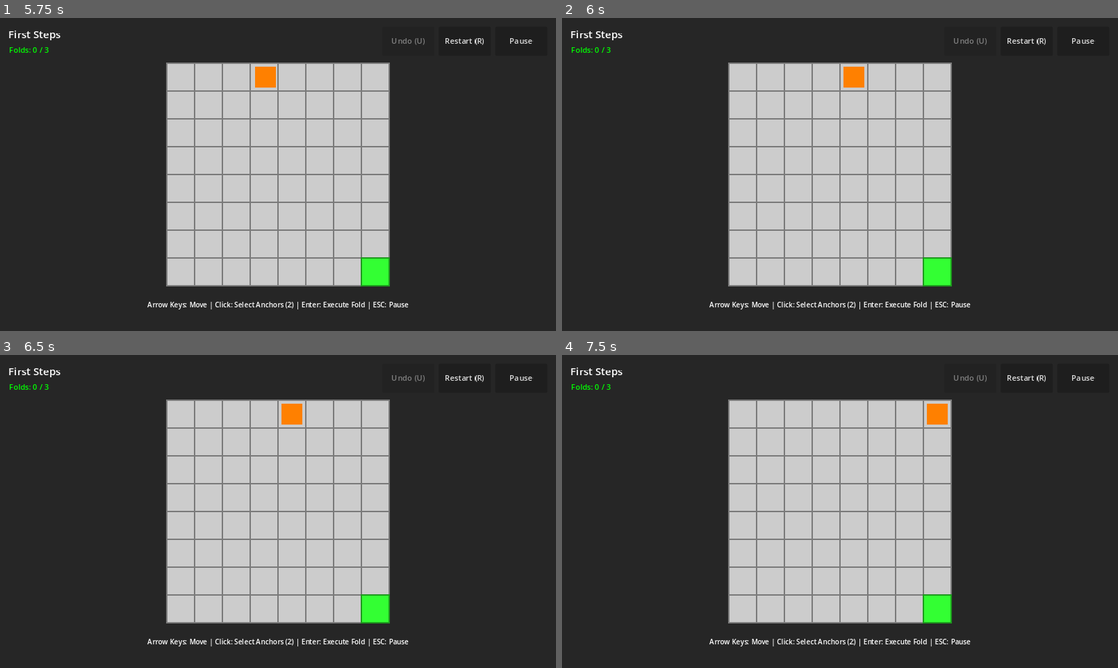
Above: before the commit, frames 1-4 (two rows, left to right).
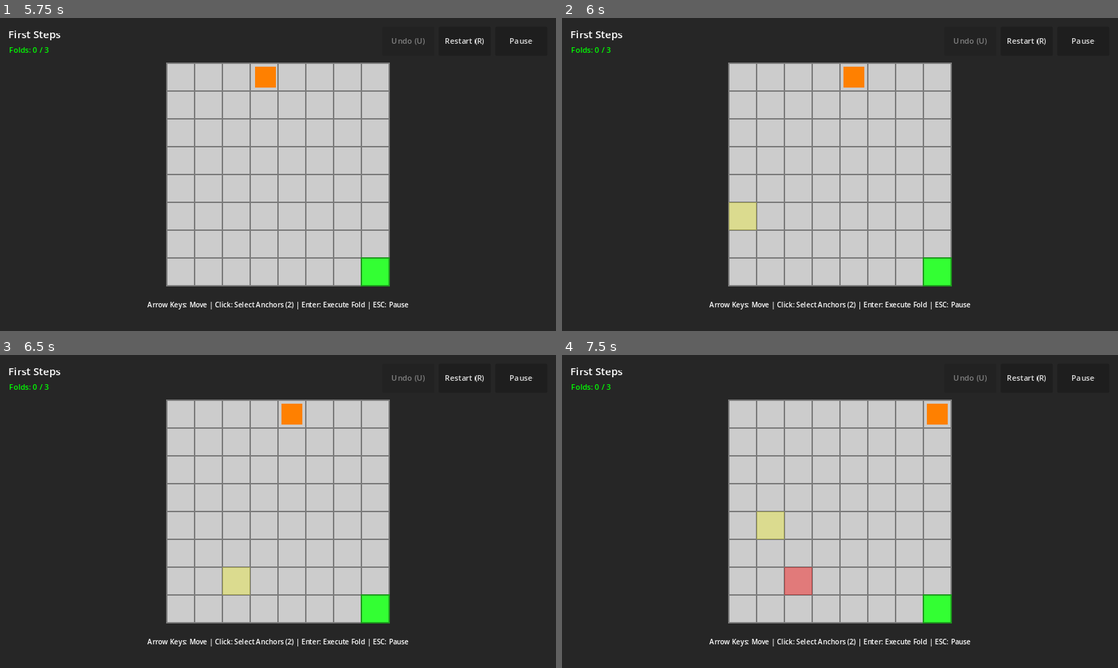
Above: after the commit, the same moments.

Repository: absent-mynd/puzzle
Game: Godot game, scene res://scenes/ui/MainMenu.tscn
The game is run twice, just before and just after one commit, with the same random seed, the same clock (stepped at 60 frames per second) and the same inputs.
Inputs (mouse positions are in pixels of both pictures, inside the frame that each line leads up to):
- Up to frame 1 (5.75 s): click "Play Campaign" at 0.5 s; click "Restart (R)" at 1.25 s; click "Restart (R)" at 2 s; click "Restart (R)" at 2.75 s; click "Pause" at 3.5 s; click "Restart Level" at 4.25 s; tap Enter (ui_accept) at 5, 5.27 s; move the mouse to (400, 158) at 5.02 s; hold Right (ui_right) from 5.03 s (still down); hold Shift from 5.03 s (still down); click (400, 158) at 5.17 s
- Up to frame 2 (6 s): release Right (ui_right) at 5.75 s; release Shift at 5.75 s; drag from (728, 190) to (812, 237) at 5.77 s
- Up to frame 3 (6.5 s): no input
- Up to frame 4 (7.5 s): tap Enter (ui_accept) at 6.5 s; move the mouse to (895, 442) at 6.52 s; hold Right (ui_right) 6.53-7.25 s; tap Ctrl at 6.6 s; drag from (812, 574) to (673, 464) at 7.27 s

Frame 1 is identical in both runs. In frame 2, 0.4% of the frame differs, in the area x 30-35%, y 58-68%; in frame 3, 0.4%; in frame 4, 0.9%, in the area x 35-45%, y 50-77%.

Commit message:
Fix anchor selection and hover highlighting visibility
Replace _draw() based highlighting with Polygon2D overlay to fix
visibility issues where adjacent cells were covering the highlights.

Issues Fixed:
- Anchor selection outline only showing on top/left edges
- Hover highlight not appearing at all

Implementation:
- Added highlight_overlay: Polygon2D that sits above the main visual
- Uses z_index to bring selected/hovered cells to front
  - z_index 2 for selected anchors (red/blue highlight)
  - z_index 1 for hovered cells (yellow highlight)
  - z_index 0 for normal cells
- Replaced _draw() method with update_highlight() that updates overlay
- Overlay automatically follows cell geometry when split into polygons
- Semi-transparent highlights: 40% opacity for selection, 30% for hover

Testing:
- All Cell tests pass (14/14)
- All GridManager tests pass (27/27)
- All FoldSystem tests pass (36/36)
- All Player validation tests pass (32/32)

Diff:
--- a/scripts/core/Cell.gd
+++ b/scripts/core/Cell.gd
@@ -22,6 +22,7 @@
 ## Visual feedback properties (for anchor selection system - Issue #6)
 var outline_color: Color = Color.TRANSPARENT
 var is_hovered: bool = false
+var highlight_overlay: Polygon2D  # Semi-transparent overlay for selection/hover
 
 
 ## Constructor
@@ -52,6 +53,13 @@
 	border_line.closed = true  # Makes it a closed loop
 	add_child(border_line)
 
+	# Set up highlight overlay (for selection/hover feedback)
+	highlight_overlay = Polygon2D.new()
+	highlight_overlay.polygon = geometry
+	highlight_overlay.color = Color.TRANSPARENT
+	highlight_overlay.z_index = 1  # Above the main visual
+	add_child(highlight_overlay)
+
 	update_visual()
 
 
@@ -101,6 +109,10 @@
 			border_line.points = geometry
 			border_line.default_color = darken_color(cell_color, 0.6)
 
+		# Update highlight overlay geometry to match cell
+		if highlight_overlay:
+			highlight_overlay.polygon = geometry
+
 
 ## Get the color for the current cell type
 ##
@@ -174,10 +186,10 @@
 
 ## Set outline color for visual feedback (anchor selection)
 ##
-## @param color: Color for the outline
+## @param color: Color for the outline (Red for first anchor, Blue for second)
 func set_outline_color(color: Color):
 	outline_color = color
-	queue_redraw()
+	update_highlight()
 
 
 ## Set hover highlight state
@@ -185,30 +197,34 @@
 ## @param enabled: Whether hover highlight should be shown
 func set_hover_highlight(enabled: bool):
 	is_hovered = enabled
-	queue_redraw()
+	update_highlight()
 
 
 ## Clear all visual feedback
 func clear_visual_feedback():
 	outline_color = Color.TRANSPARENT
 	is_hovered = false
-	queue_redraw()
-
-
-## Custom draw function for visual feedback
-##
-## Draws outline and hover effects on top of the polygon visual.
-func _draw():
-	# Draw hover effect (semi-transparent yellow)
-	if is_hovered:
-		draw_colored_polygon(geometry, Color(1, 1, 0, 0.3))
-
-	# Draw outline if selected
+	update_highlight()
+
+
+## Update the highlight overlay based on selection/hover state
+func update_highlight():
+	if not highlight_overlay:
+		return
+
+	# Priority: selection outline > hover
 	if outline_color.a > 0:
-		# Create closed polygon for outline by appending first vertex
-		var outline_points = geometry.duplicate()
-		outline_points.append(geometry[0])
-		draw_polyline(outline_points, outline_color, 4.0)
+		# Selected anchor - use semi-transparent version of selection color
+		highlight_overlay.color = Color(outline_color.r, outline_color.g, outline_color.b, 0.4)
+		highlight_overlay.z_index = 2  # Bring to front
+	elif is_hovered:
+		# Hovered - use semi-transparent yellow
+		highlight_overlay.color = Color(1, 1, 0, 0.3)
+		highlight_overlay.z_index = 1  # Slightly above normal
+	else:
+		# No highlight
+		highlight_overlay.color = Color.TRANSPARENT
+		highlight_overlay.z_index = 0
 
 
 ## ============================================================================
